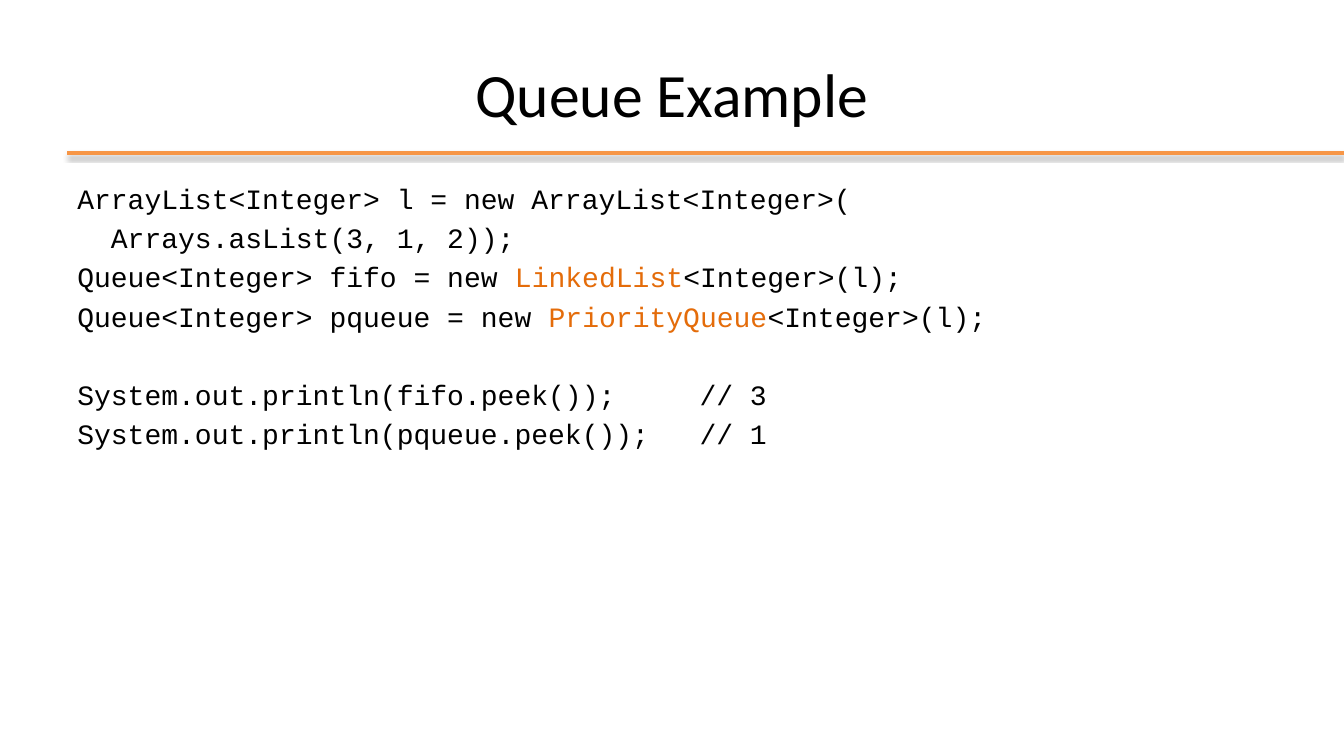
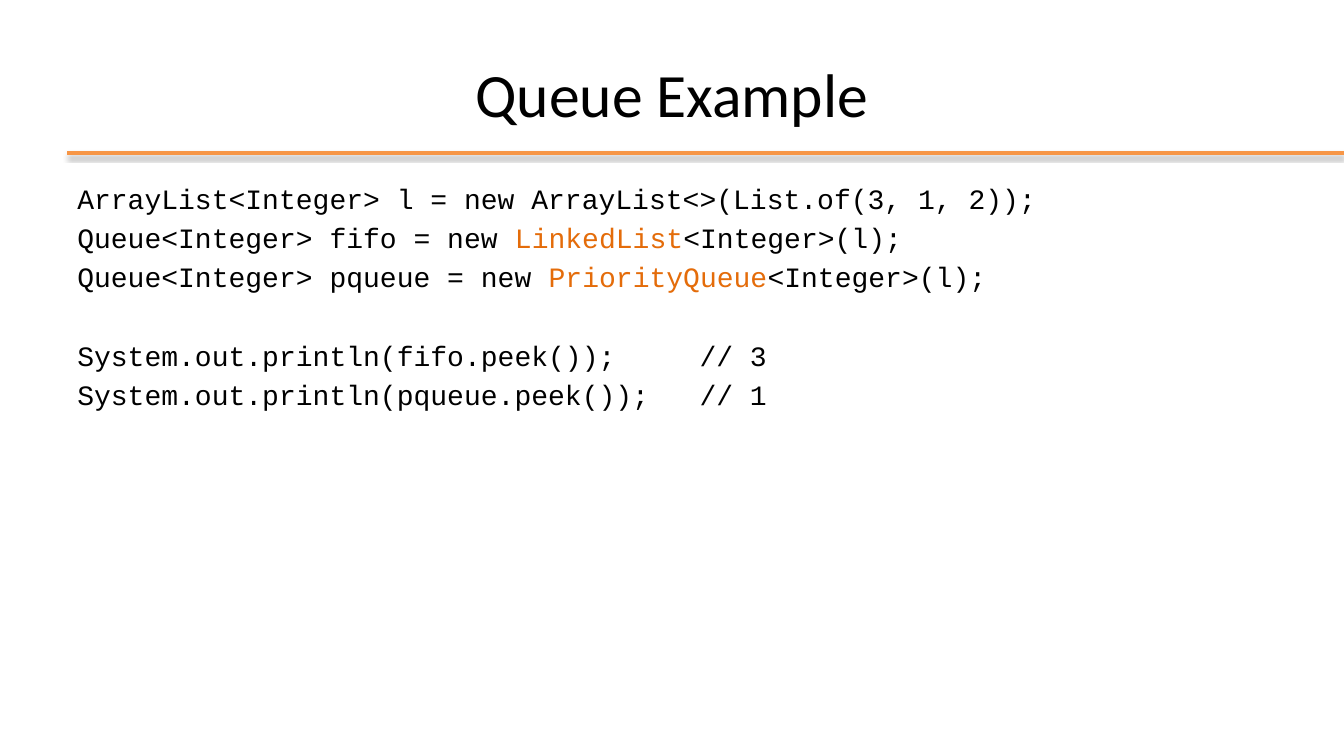
Before and after one commit to plctechnician/ooprogramming, a slide deck: slide 30 of java/slides/ppt/04 - Java Data Structures.pptx. Drawn at 1344x756 pixels with LibreOffice and Linux fonts; fonts in the diff are those of the drawing; background and template pictures are left out. Boxes give left, top, right and bottom in pixels: in the first picture for what was removed or moved away, otherwise in the second. Text is boxed around its words. In the diff, an @@ line names an element or a change of style, - is before the commit and + after.

```diff
--- a/java/slides/ppt/04 - Java Data Structures.pptx
+++ b/java/slides/ppt/04 - Java Data Structures.pptx
@@ text at (77, 189, 1036, 215): text changed @@
-ArrayList<Integer> l = new ArrayList<Integer>(
-Arrays.asList(3, 1, 2));
+ArrayList<Integer> l = new ArrayList<>(List.of(3, 1, 2));
```
Also in this commit, not shown: 12 other slides changed.
